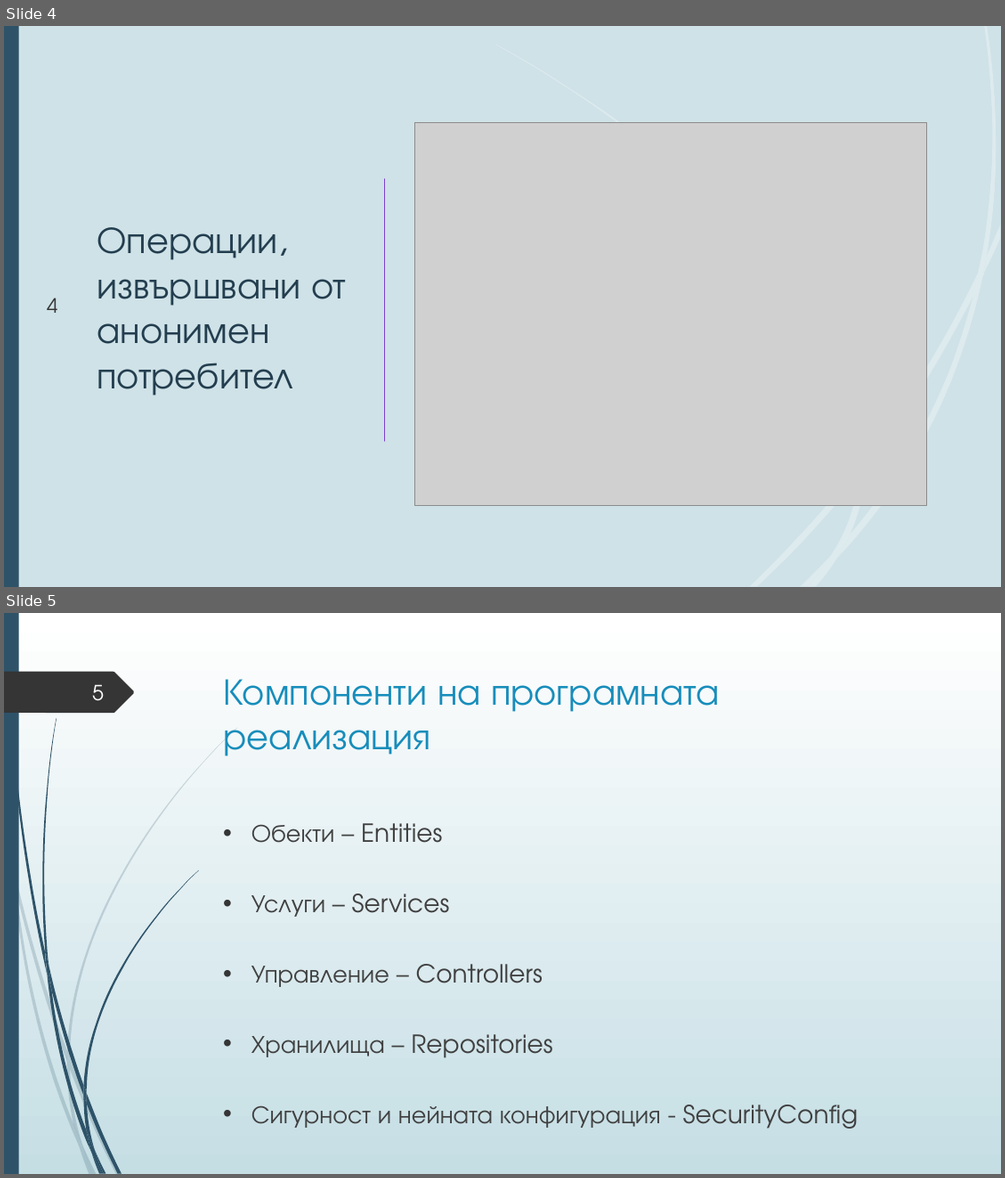
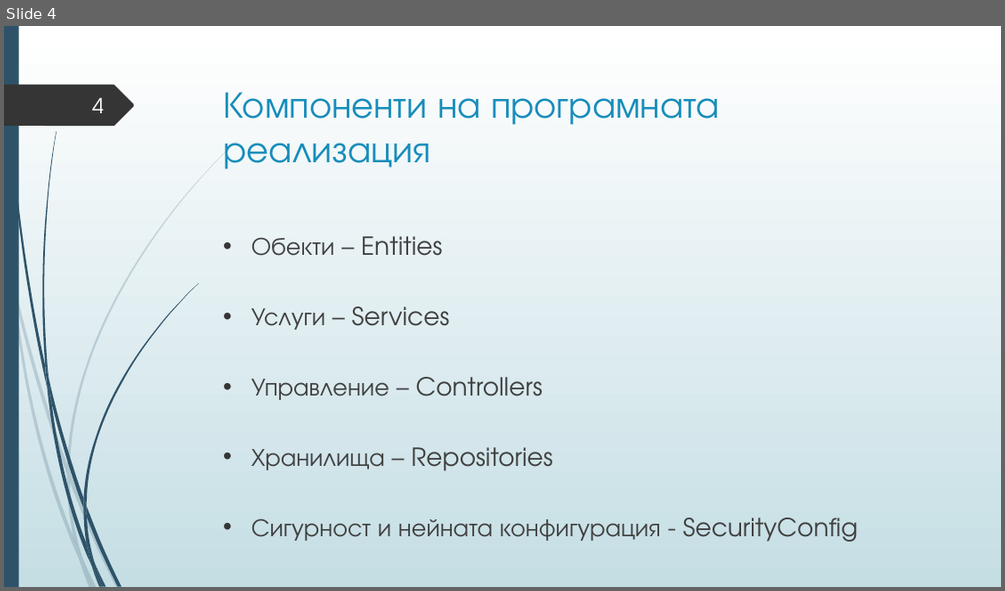
Before and after one commit to Izabel96/PlayingFieldReservations, a slide deck: Дипломна защита_NEW.pptx. Shown one above the other, each under a label of ours: slides 4 and 5 before the commit, slide 4 after it. The pictures are 1005x1178 and 1005x591 pixels, drawn with LibreOffice and Linux fonts; fonts in the diff are those of the drawing; grey boxes stand for pictures. Boxes give left, top, right and bottom in pixels: in the first picture for what was removed or moved away, otherwise in the second. Text is boxed around its words. In the diff, an @@ line names an element or a change of style, - is before the commit and + after.

```diff
--- a/Дипломна защита_NEW.pptx
+++ b/Дипломна защита_NEW.pptx
@@ slide 4 removed at box(4, 26, 1001, 587), background #CFE2E7; not listed: 11 template elements that a slide beside it also shows @@
@@ rectangle removed at box(4, 26, 1001, 587) @@
@@ rectangle removed at box(4, 26, 19, 587) @@
@@ picture removed at box(414, 122, 927, 506) @@
@@ line removed from (385, 179) to (385, 441) @@
@@ title removed at box(97, 227, 346, 395) @@
-Операции, извършвани от анонимен потребител
@@ page number removed at box(47, 297, 57, 313) @@
-4
@@ group removed at box(495, 26, 1001, 586): 11 freeform shapes @@
@@ what was slide 5 is now slide 4 @@
@@ page number at box(92, 97, 104, 113): text changed @@
-5
+4
```
